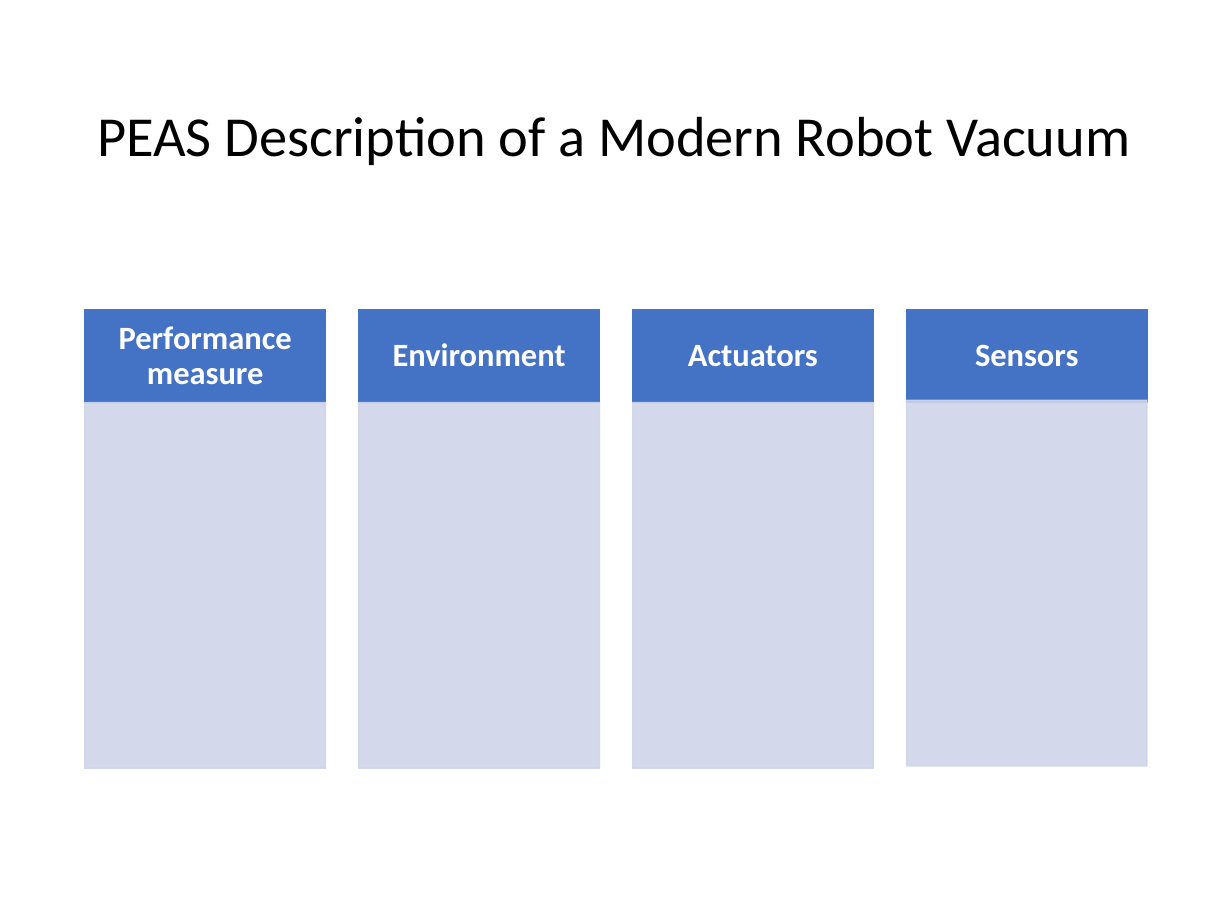
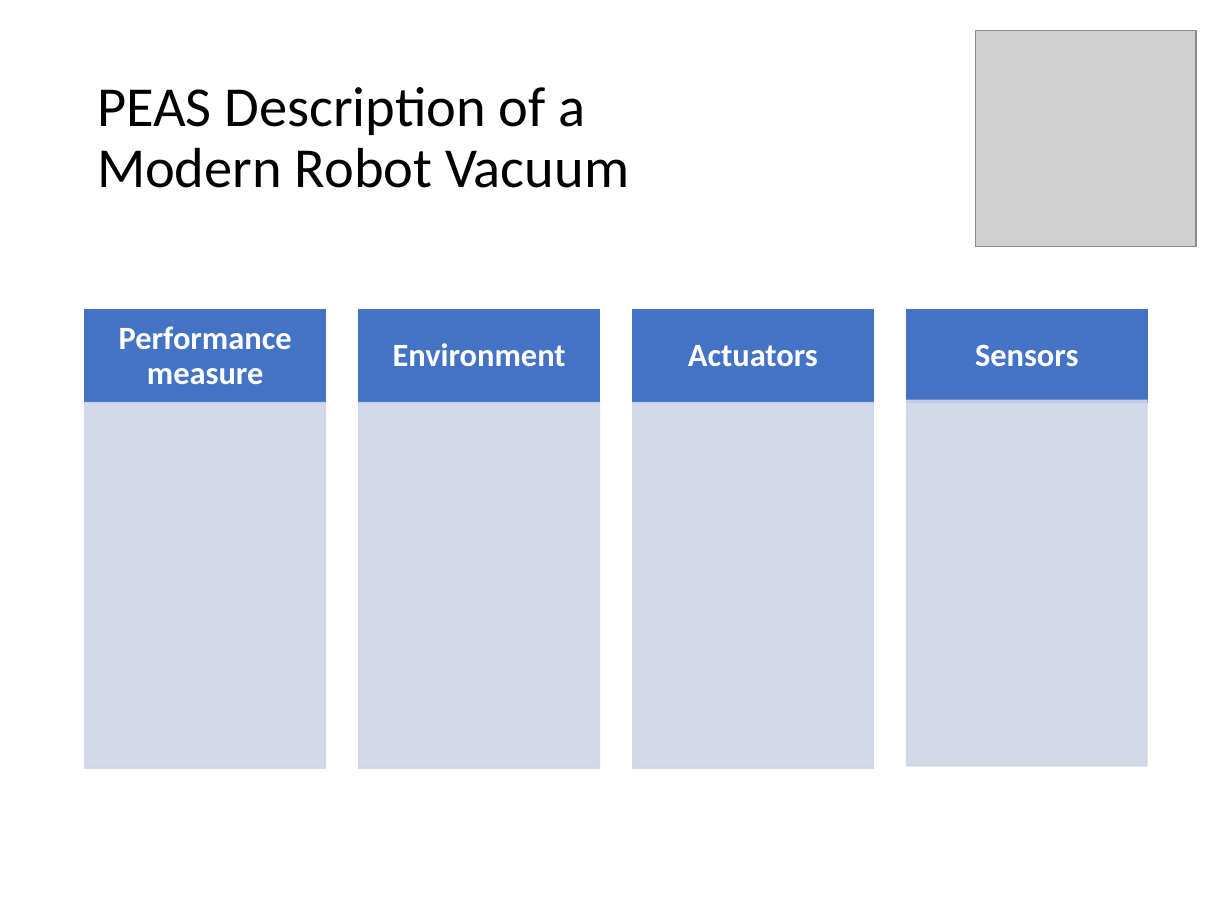
Before and after one commit to mhahsler/CS7320-AI, a slide deck: slide 31 of slides/02_agents.pptx. Drawn at 1232x924 pixels with LibreOffice and Linux fonts; fonts in the diff are those of the drawing; grey boxes stand for pictures. Boxes give left, top, right and bottom in pixels: in the first picture for what was removed or moved away, otherwise in the second. Text is boxed around its words. In the diff, an @@ line names an element or a change of style, - is before the commit and + after.

```diff
--- a/slides/02_agents.pptx
+++ b/slides/02_agents.pptx
@@ title "PEAS Description of a Modern ..." rewrapped from [97,116,1130,165] to [97,87,629,188] @@
@@ picture added at [976,31,1196,246] @@
```
Also in this commit, not shown: 7 other slides changed, 2 other files.
